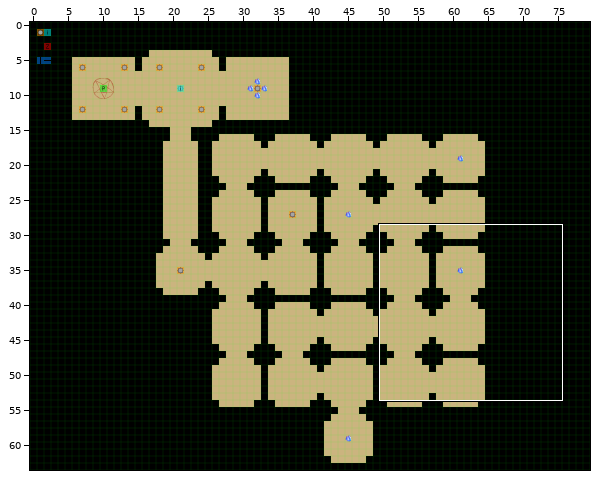
A Tiled map gets an edit: assets-src/maps/chap3.tmx. The first picture is a wide view before the edit; the outline marks the close-up.
Close-up. Old version:
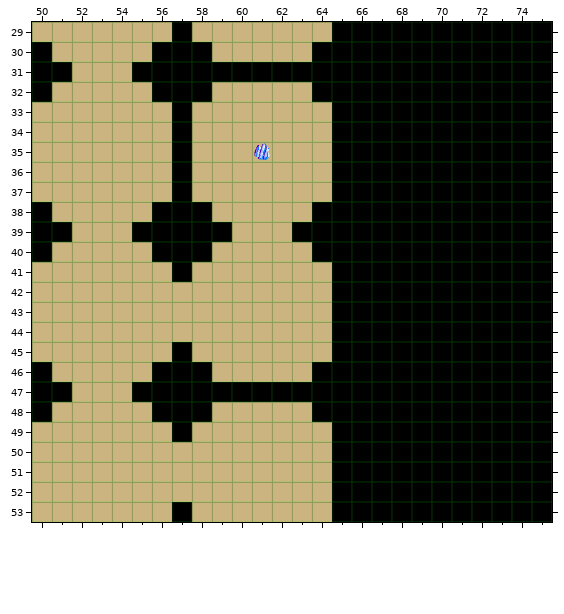
Cells are 32x32 px. Shown: x 50..75, y 29..53. The commit also changed other parts of the map, which this record leaves out.
New version:
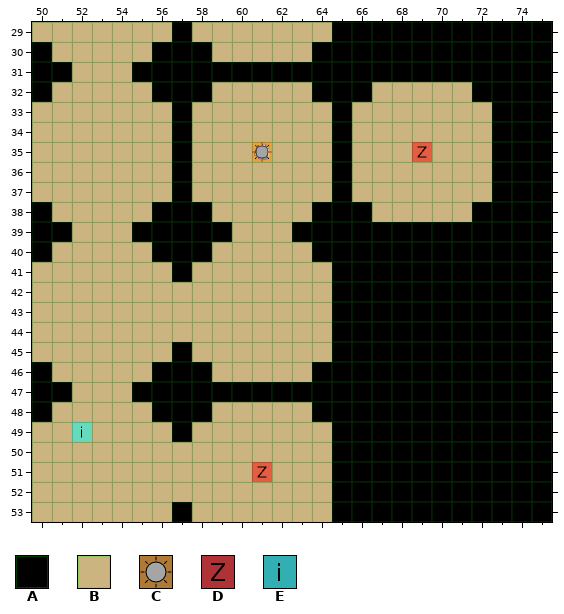
Key: from "basic": A 0, B 1; from "items": C 0, D 2, E 5.
_ is an empty cell.
Objects are placed by their top-left corner, in cells (3,4 is the top-left corner of cell 3,4); size is 1x1 cell unless given.
The exact change:
{"where": "layer \"map\""}
{"y":32,"x":67,"old":"AAAAA","new":"BBBBB"}
{"y":33,"x":66,"old":"AAAAAAA","new":"BBBBBBB"}
{"y":34,"x":66,"old":"AAAAAAA","new":"BBBBBBB"}
{"y":35,"x":66,"old":"AAAAAAA","new":"BBBBBBB"}
{"y":36,"x":66,"old":"AAAAAAA","new":"BBBBBBB"}
{"y":37,"x":66,"old":"AAAAAAA","new":"BBBBBBB"}
{"y":38,"x":67,"old":"AAAAA","new":"BBBBB"}
{"where": "layer \"doods\""}
{"now": "D \"Zombie\" at 69,35"}
{"now": "D \"Zombie\" at 61,51"}
{"where": "layer \"lights\""}
{"now": "C \"flameLight\" at 61,35"}
{"where": "layer \"items\""}
{"now": "E \"indice3\" at 52,49"}
{"label":"changed","picture_box":[352,82,492,222]}
{"label":"added","picture_box":[252,142,272,162]}
{"label":"added","picture_box":[72,422,92,442]}
{"label":"added","picture_box":[252,462,272,482]}
